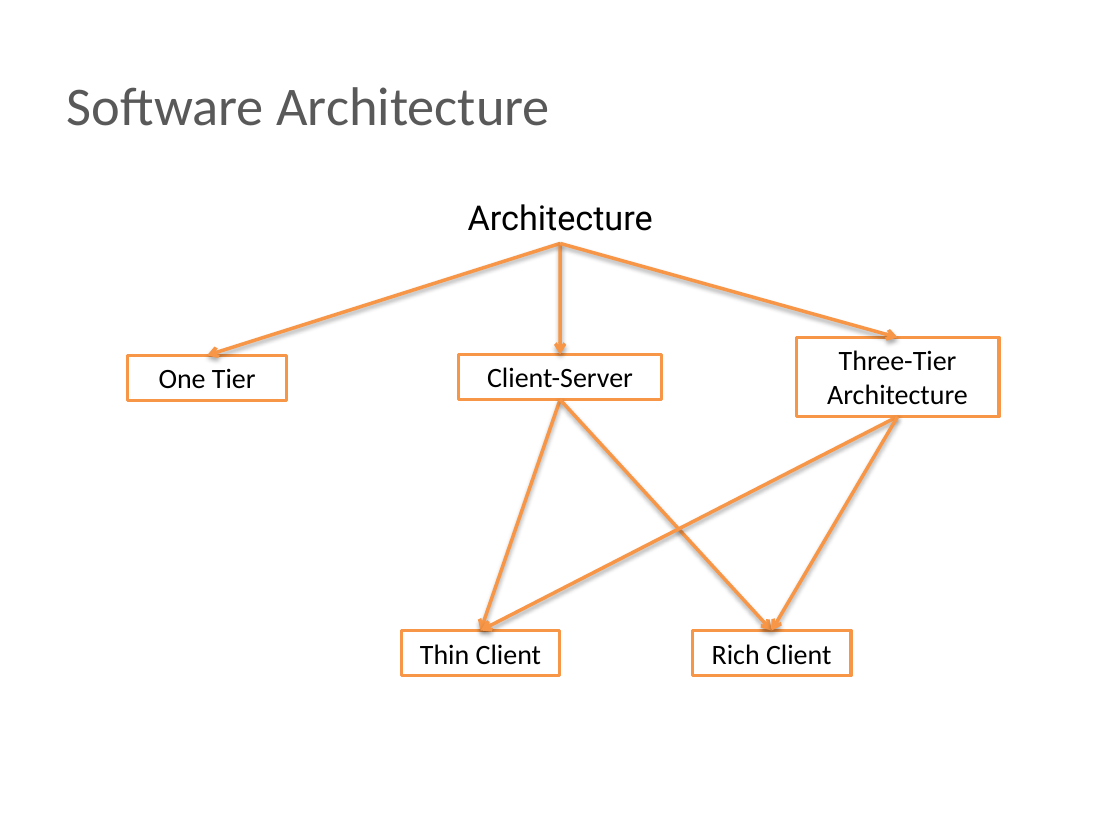
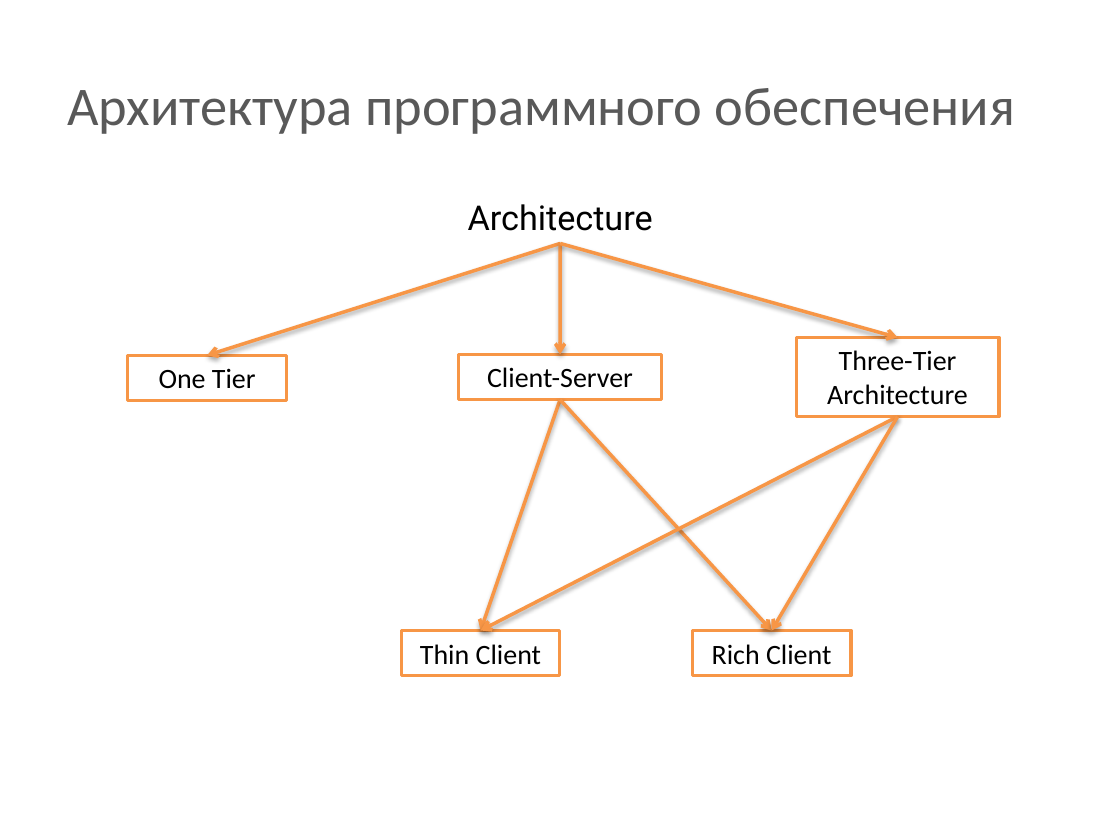
Before and after one commit to BigRacer/swtesting, a slide deck: slide 12 of 1.Introduction_part2/Introduction.pptx. Drawn at 1120x840 pixels with LibreOffice and Linux fonts; fonts in the diff are those of the drawing; background and template pictures are left out. Boxes give left, top, right and bottom in pixels: in the first picture for what was removed or moved away, otherwise in the second. Text is boxed around its words. In the diff, an @@ line names an element or a change of style, - is before the commit and + after.

```diff
--- a/1.Introduction_part2/Introduction.pptx
+++ b/1.Introduction_part2/Introduction.pptx
@@ text at box(67, 88, 1015, 134): text changed @@
-Software Architecture
+Архитектура программного обеспечения
```
Also in this commit, not shown: 8 other slides changed, 5 slides added, 5 slides removed, 2 other files.
